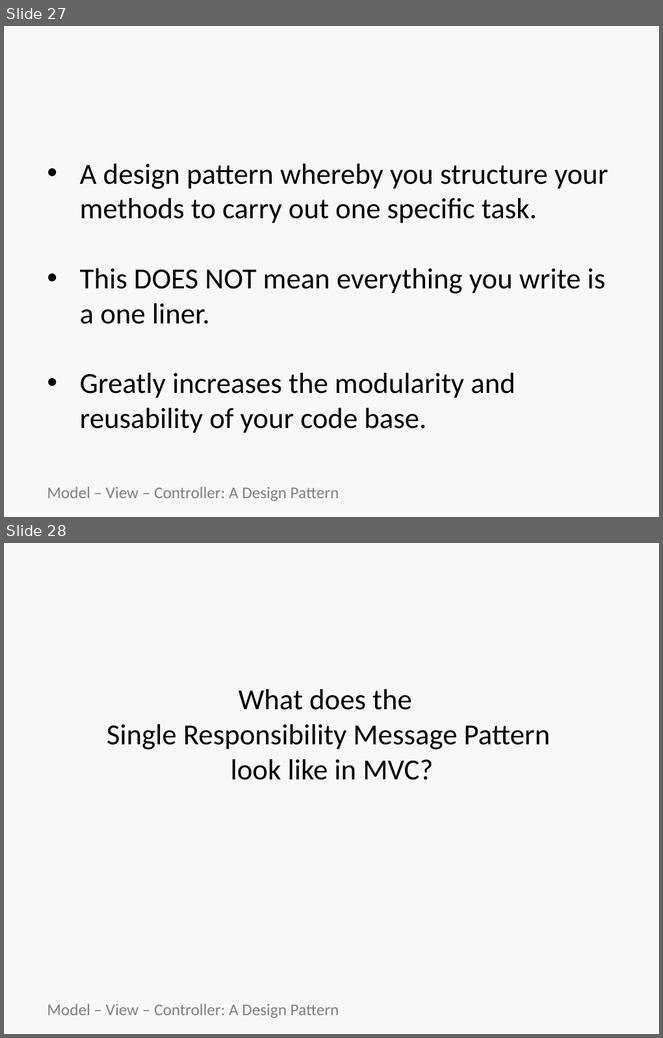
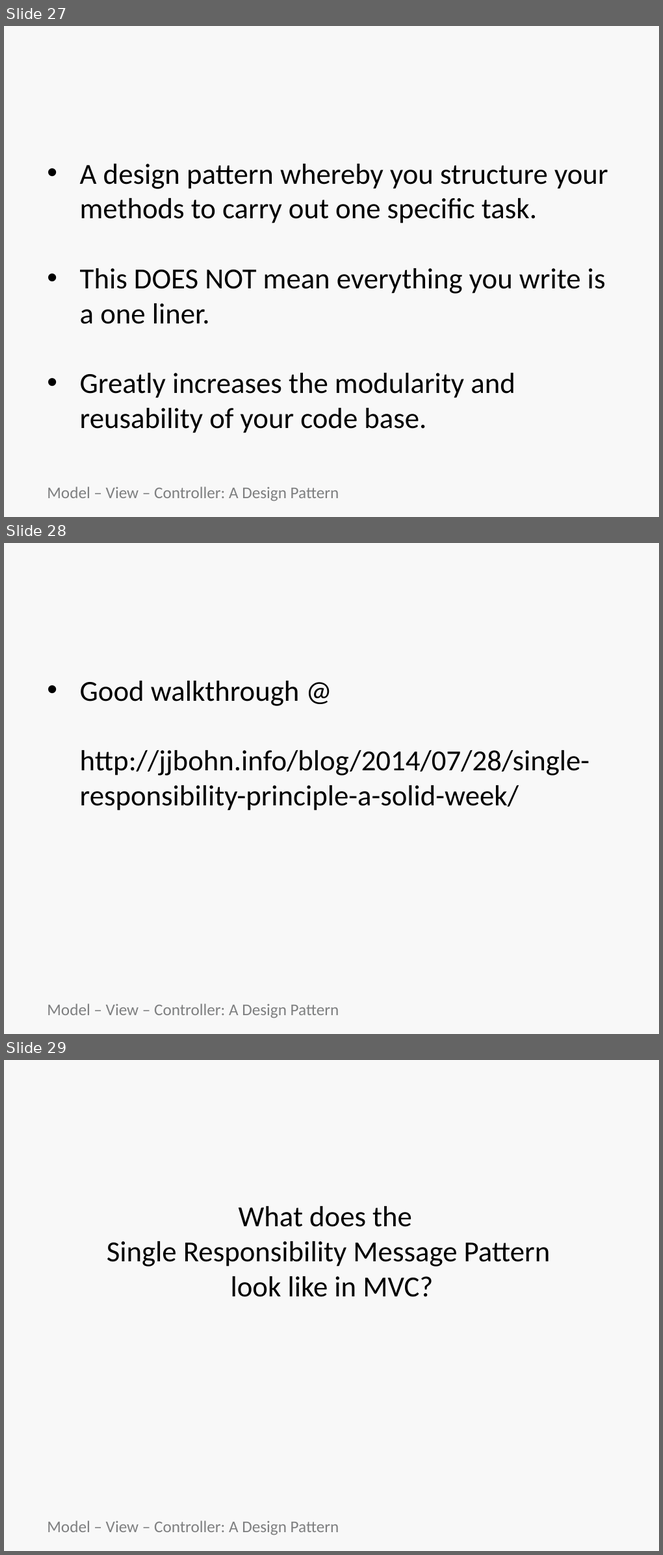
Before and after one commit to bootcoder/lectures, a slide deck: 1phase/mvc-single-res/HT-MVC.pptx. Shown one above the other, each under a label of ours: slides 27 and 28 before the commit, slides 27, 28 and 29 after it. The pictures are 663x1038 and 663x1555 pixels, drawn with LibreOffice and Linux fonts; fonts in the diff are those of the drawing; background and template pictures are left out. Boxes give left, top, right and bottom in pixels: in the first picture for what was removed or moved away, otherwise in the second. Text is boxed around its words. In the diff, an @@ line names an element or a change of style, - is before the commit and + after.

```diff
--- a/1phase/mvc-single-res/HT-MVC.pptx
+++ b/1phase/mvc-single-res/HT-MVC.pptx
@@ slide 28 added at [4, 543, 659, 1034], background picture (left out) @@
@@ title added at [36, 551, 627, 633], 44 pt, text #F8F8F8, bold @@
+Single Responsibility
@@ text added at [80, 681, 590, 811], 32 pt, text #000000 @@
+• Good walkthrough @
+  http://jjbohn.info/blog/2014/07/28/single-responsibility-principle-a-solid-week/
@@ text added at [47, 1004, 339, 1018], 18 pt, text #7E7F80 @@
+Model – View – Controller: A Design Pattern
@@ what was slide 28 is now slide 29 @@
```
Also in this commit, not shown: 1 slide changed.
